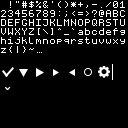
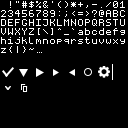
Layers edited between the first and the second 128×128 image:
added layer "Layer 3" above "Layer 2" over [21, 84, 28, 93]
painted on "^" over [5, 86, 11, 90]
